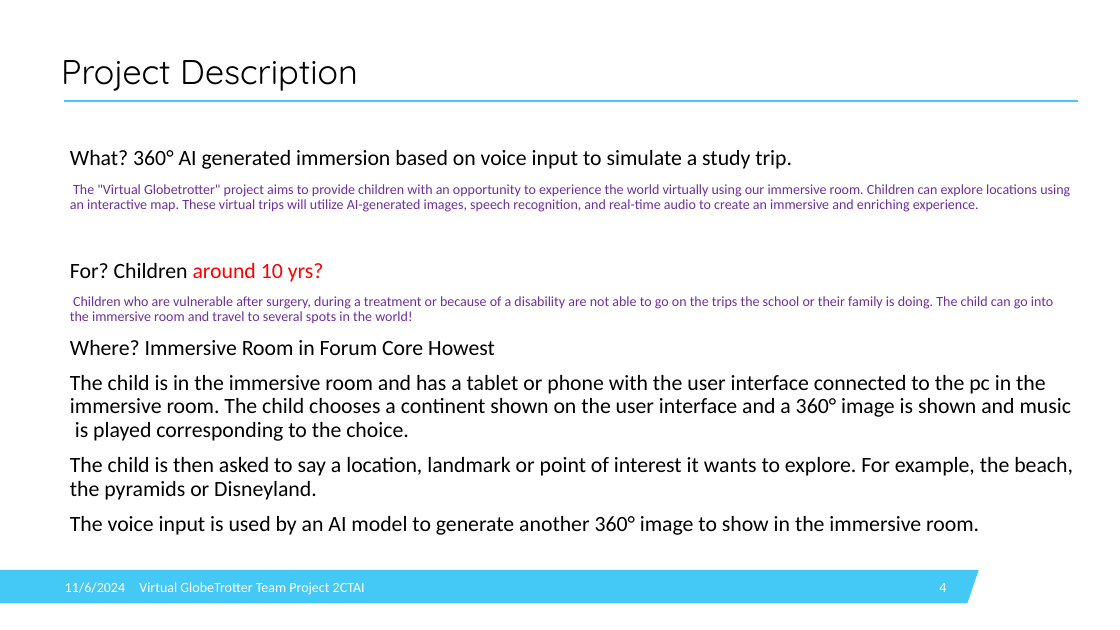
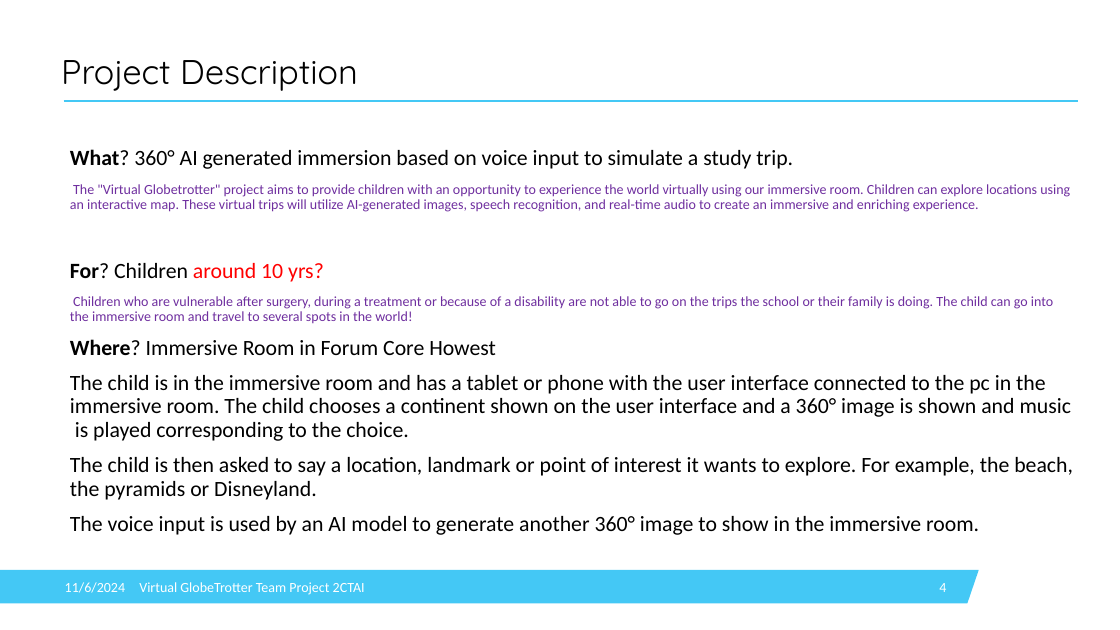
Before and after one commit to IsabelleDesle/VirtualGlobeTrotter, a slide deck: slide 4 of PresentationVGT.pptx. Drawn at 1120x630 pixels with LibreOffice and Linux fonts; fonts in the diff are those of the drawing; background and template pictures are left out. Boxes give left, top, right and bottom in pixels: in the first picture for what was removed or moved away, otherwise in the second. Text is boxed around its words. In the diff, an @@ line names an element or a change of style, - is before the commit and + after.

```diff
--- a/PresentationVGT.pptx
+++ b/PresentationVGT.pptx
@@ text at (x1=70, y1=149, x2=793, y2=355): bold on in "What?", "For?", "Where?" @@
```
Also in this commit, not shown: 7 other slides changed, 1 slide added, 2 slides removed.
